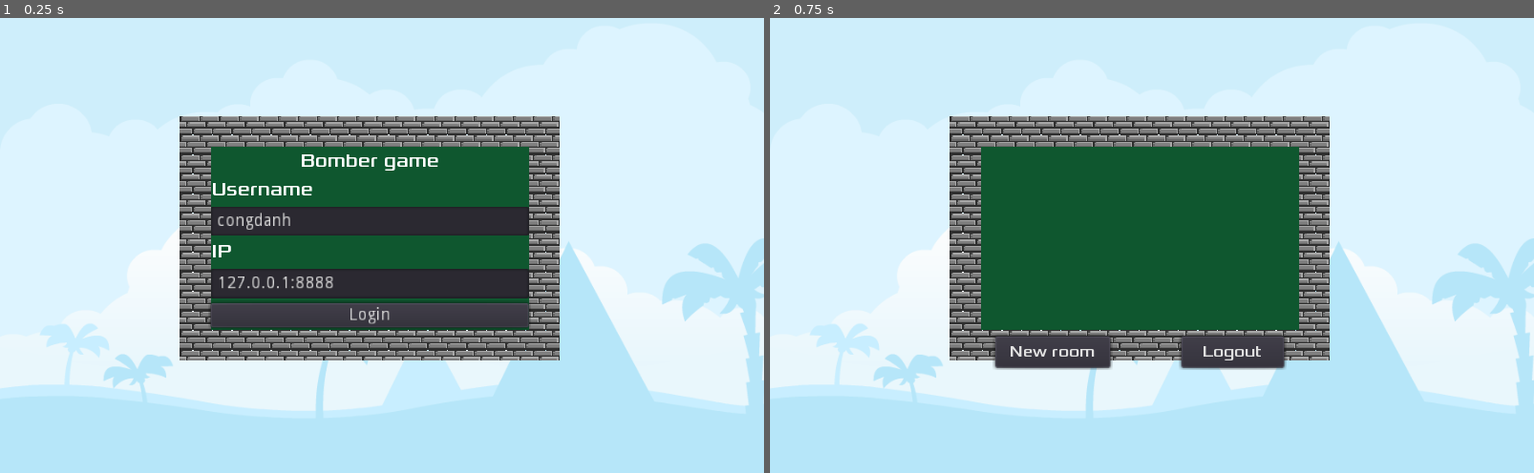
Above: before the commit, frames 1-2 (left to right).
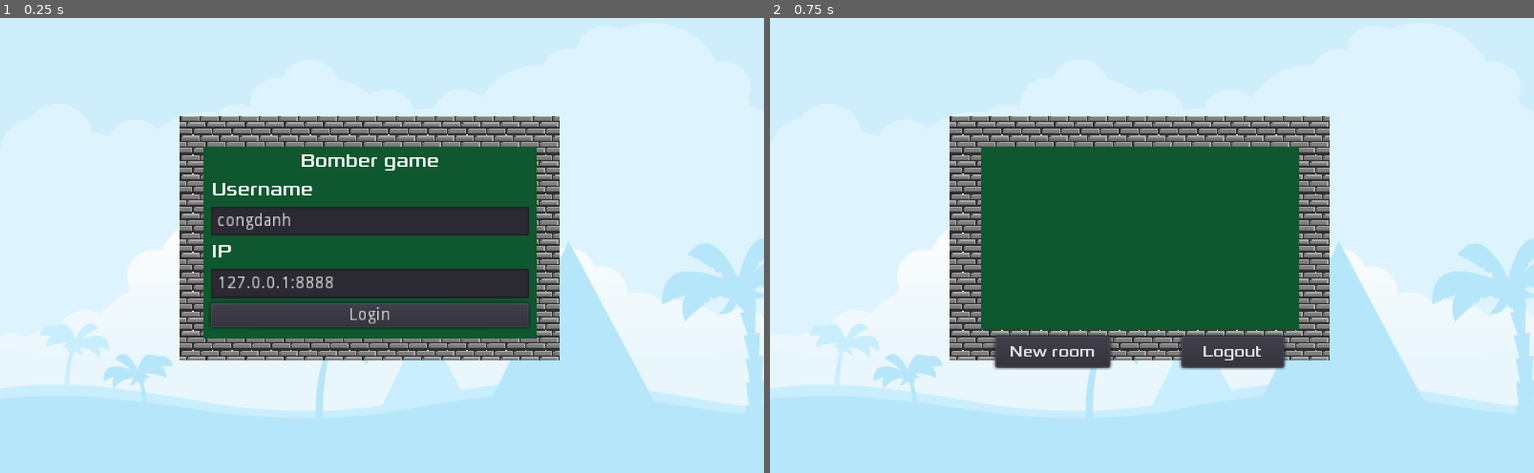
Above: after the commit, the same moments.

Repository: congdanh2504/Bomberman-Client
Game: Godot game, scene res://scenes/Menu.tscn
Same seed, same stepped clock (60 frames per second), same inputs: the game is played once before the commit and once after it.
Inputs:
- Up to frame 1 (0.25 s): no input
- Up to frame 2 (0.75 s): click "Login" at 0.5 s

The runs differ from the first frame. In frame 1, 1.6% of the frame differs, in the area x 26-71%, y 28-71%; in frame 2, nothing differs.

Commit message:
improve ui

Diff:
--- a/scenes/Menu.tscn
+++ b/scenes/Menu.tscn
@@ -29,7 +29,8 @@
 region_rect = Rect2( 0, 0, 310, 200 )
 
 [node name="Sprite2" type="Sprite" parent="."]
-position = Vector2( 302, 192 )
+position = Vector2( 302, 195.5 )
+scale = Vector2( 1.04615, 1.04667 )
 texture = ExtResource( 3 )
 region_enabled = true
 region_rect = Rect2( 0, 0, 260, 150 )
--- a/scenes/PlayerName.tscn
+++ b/scenes/PlayerName.tscn
@@ -9,7 +9,7 @@
 [node name="PlayerName" type="Label"]
 margin_right = 314.0
 margin_bottom = 40.0
-custom_colors/font_color = Color( 0, 0, 0, 1 )
+custom_colors/font_color = Color( 1, 1, 1, 1 )
 custom_colors/font_color_shadow = Color( 0.0196078, 0.0196078, 0.0196078, 1 )
 custom_fonts/font = SubResource( 1 )
 text = "Player 1"
